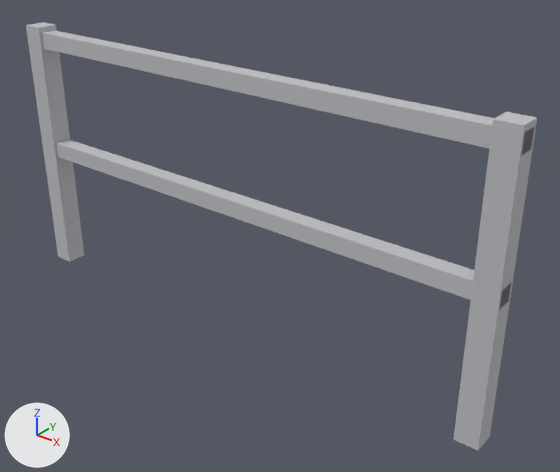
The glTF model assets/creative/architecture/structural/railing_straight_2m.glb as it was, and as the next commit left it.
The view is the same before and after, from a 50 mm camera at (1.66, -1.81, 1.57) aimed at (0.16, 0.07, 0.41). The lights are fixed; the arrows at lower left show +X, +Y and +Z. The first picture is the older version.

The scene before the commit, as lines of its bpy script (objects in view):
```python
me_post_l_mesh = bpy.data.meshes.new('post_l_mesh')
me_post_l_mesh.from_pydata(...)  # a box spanning x -1.0..-0.92, y -0.04..0.04, z 0.0..1.0; a box spanning x 0.92..1.0, y -0.04..0.04, z 0.0..1.0; a box spanning x -1.0..1.0, y -0.03..0.03, z 0.92..0.98; a box spanning x -1.0..1.0, y -0.03..0.03, z 0.48..0.54
me_post_l_mesh.materials.append(mat_structural)  # light grey #bfbfc4
ob_railing_straight_2m = bpy.data.objects.new('railing_straight_2m', me_post_l_mesh)
ob_railing_straight_2m.location = (0.0, 0.0, 0.0)
```
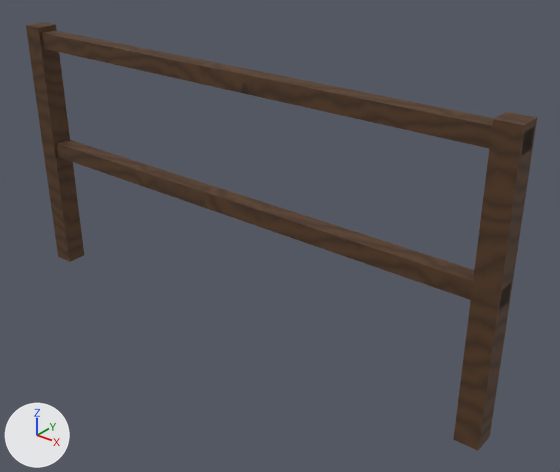
What differs and where, as boxes [x1, y1, x2, y2] in the pictures (560 x 472 px):
```json
{"object": "railing_straight_2m", "change": "recoloured", "before": [26, 22, 537, 451], "after": [26, 22, 537, 451], "on screen": "light grey to brown"}
```

The change, as JSON lines over the scene's bpy script:
```json
{"op": "add", "block": "img_oak_timber", "code": ["img_oak_timber = load_image('oak_timber', '_unpacked/oak_timber', 1024, 1024, 'sRGB')"]}
{"op": "add", "block": "mat_palette_oak_timber", "code": ["mat_palette_oak_timber = principled_material('palette_oak_timber')", "mat_palette_oak_timber.texture = img_oak_timber", "mat_palette_oak_timber.roughness = 0.8"]}
{"block": "me_post_l_mesh", "where": "me_post_l_mesh.from_pydata(...)  # 32 vertices, 48 faces; spans x -1.0..1.0, y -0.04..0.04, z 0.0..1.0"}
{"op": "remove", "block": "me_post_l_mesh", "code": "me_post_l_mesh.materials.append(mat_structural)  # light grey #bfbfc4"}
{"op": "add", "block": "me_post_l_mesh", "code": "me_post_l_mesh.materials.append(mat_palette_oak_timber)  # picture img_oak_timber"}
```
